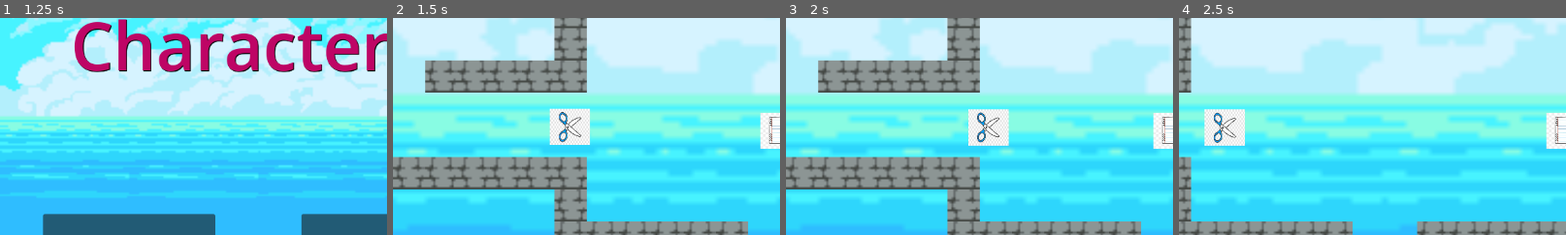
Above: before the commit, frames 1-4 (left to right).
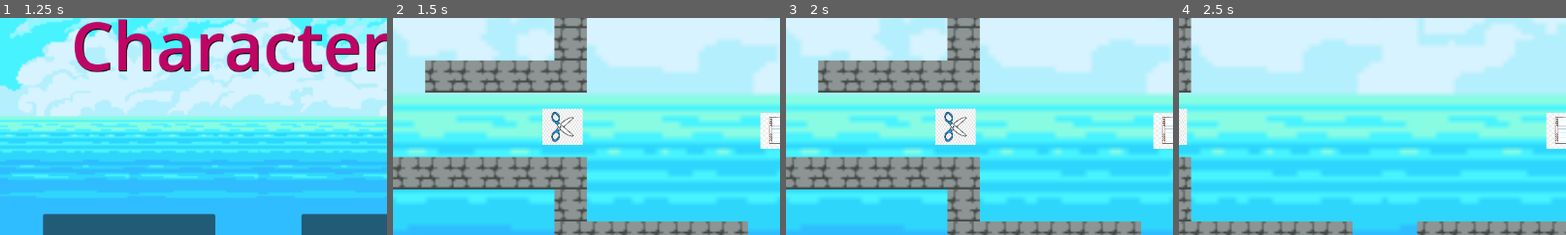
Above: after the commit, the same moments.

Repository: AKARandy/ROS
Game: Godot game, scene res://menu.tscn
Same seed, same stepped clock (60 frames per second), same inputs: the game is played once before the commit and once after it. The engine's default icon, where the game draws it, is replaced by a stand-in: a white triangle on a blue panel in a dark square.
Inputs:
- Up to frame 1 (1.25 s): click "Play" at 0.5 s
- Up to frame 2 (1.5 s): click "Rock (belom jadi)" at 1.25 s
- Up to frame 3 (2 s): no input
- Up to frame 4 (2.5 s): hold Right (ui_right) from 2.03 s (still down)
The pictures show only the part of the screen within x 0-50%, y 24-74%; the shares and areas given below are measured in that part.

Frame 1 is identical in both runs. In frame 2, 1.4% of the frame differs, in the area x 38-51%, y 41-59%; in frame 3, 3.0%, in the area x 38-58%, y 41-59%; in frame 4, 2.2%.

Commit message:
ai_scissor detection improved

Diff:
--- a/ai_scissor.gd
+++ b/ai_scissor.gd
@@ -1,7 +1,7 @@
 extends CharacterBody2D
 
 var chase = false
-const speed = 25
+const speed = 150
 var player
 
 func _physics_process(delta):
@@ -9,19 +9,19 @@
 		var direction = (player.position - self.position).normalized()
 		velocity.x = direction.x * speed
 		velocity.y = direction.y * speed
-		if (player.position.x - position.x) < 0:
-			pass
+		#if (player.position.x - position.x) < 0:
+			#pass
 
 	move_and_slide()
 
 func _on_player_detection_body_entered(body):
-	if body.name == "player":
-		player = body
-		print("Player!")
-		chase = true
+	if Global.role == "paper":
+		if body.name == "player":
+			player = body
+			chase = true
 
 
 func _on_player_detection_body_exited(body):
-	if body.name == "player":
-		print("Player!")
-		chase = false
+	if Global.role == "paper":
+		if body.name == "player":
+			chase = false
--- a/ai_scissor.tscn
+++ b/ai_scissor.tscn
@@ -26,7 +26,7 @@
 }]
 
 [sub_resource type="CircleShape2D" id="CircleShape2D_seej2"]
-radius = 119.004
+radius = 92.1954
 
 [node name="scissor_ai" type="CharacterBody2D"]
 motion_mode = 1
@@ -44,7 +44,6 @@
 [node name="PlayerDetection" type="Area2D" parent="."]
 
 [node name="CollisionShape2D" type="CollisionShape2D" parent="PlayerDetection"]
-visible = false
 shape = SubResource("CircleShape2D_seej2")
 
 [connection signal="body_entered" from="PlayerDetection" to="." method="_on_player_detection_body_entered"]
